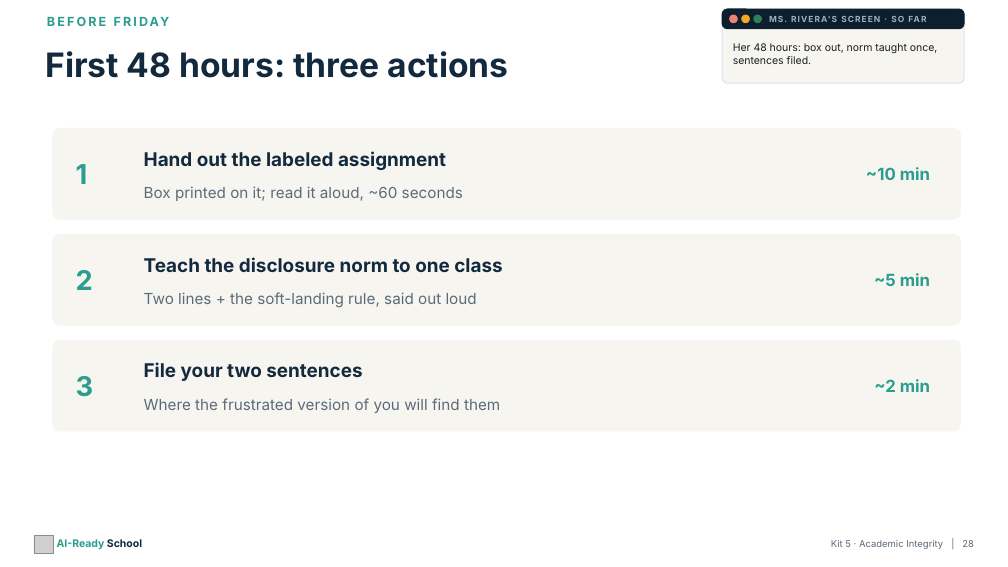
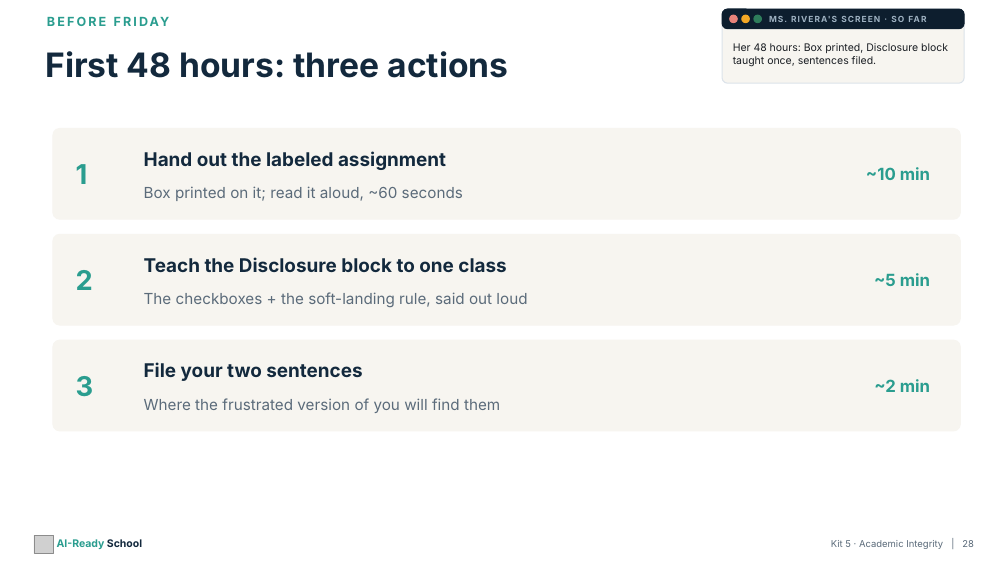
Before and after one commit to aspinozzi1/Ai-School-Ready, a slide deck: slide 28 of kits/kit05/Kit05_PresentationDeck.pptx. Drawn at 1008x567 pixels with LibreOffice and Linux fonts; fonts in the diff are those of the drawing; grey boxes stand for pictures. Boxes give left, top, right and bottom in pixels: in the first picture for what was removed or moved away, otherwise in the second. Text is boxed around its words. In the diff, an @@ line names an element or a change of style, - is before the commit and + after.

```diff
--- a/kits/kit05/Kit05_PresentationDeck.pptx
+++ b/kits/kit05/Kit05_PresentationDeck.pptx
@@ text at (x1=733, y1=43, x2=948, y2=67): text changed @@
-Her 48 hours: box out, norm taught once, sentences filed.
+Her 48 hours: Box printed, Disclosure block taught once, sentences filed.
@@ text at (x1=144, y1=257, x2=506, y2=272): text changed @@
-Teach the disclosure norm to one class
+Teach the Disclosure block to one class
@@ text at (x1=144, y1=292, x2=527, y2=307): text changed @@
-Two lines + the soft-landing rule, said out loud
+The checkboxes + the soft-landing rule, said out loud
```
Also in this commit, not shown: 14 other slides changed, 19 other files.
